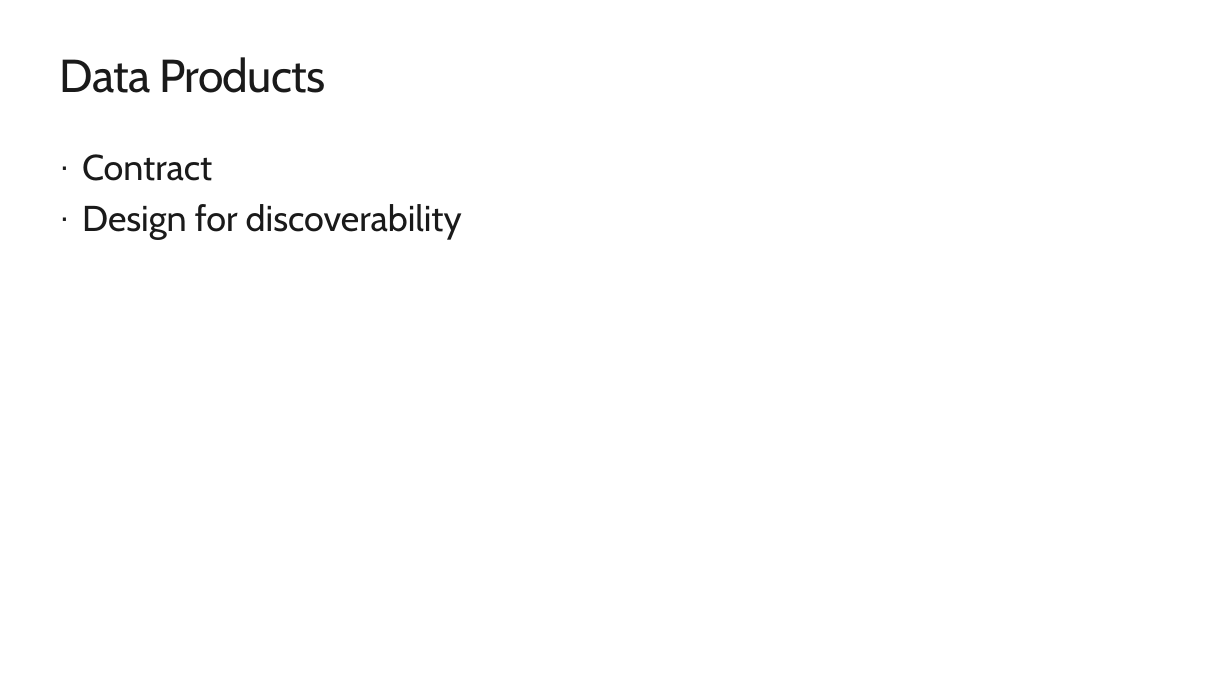
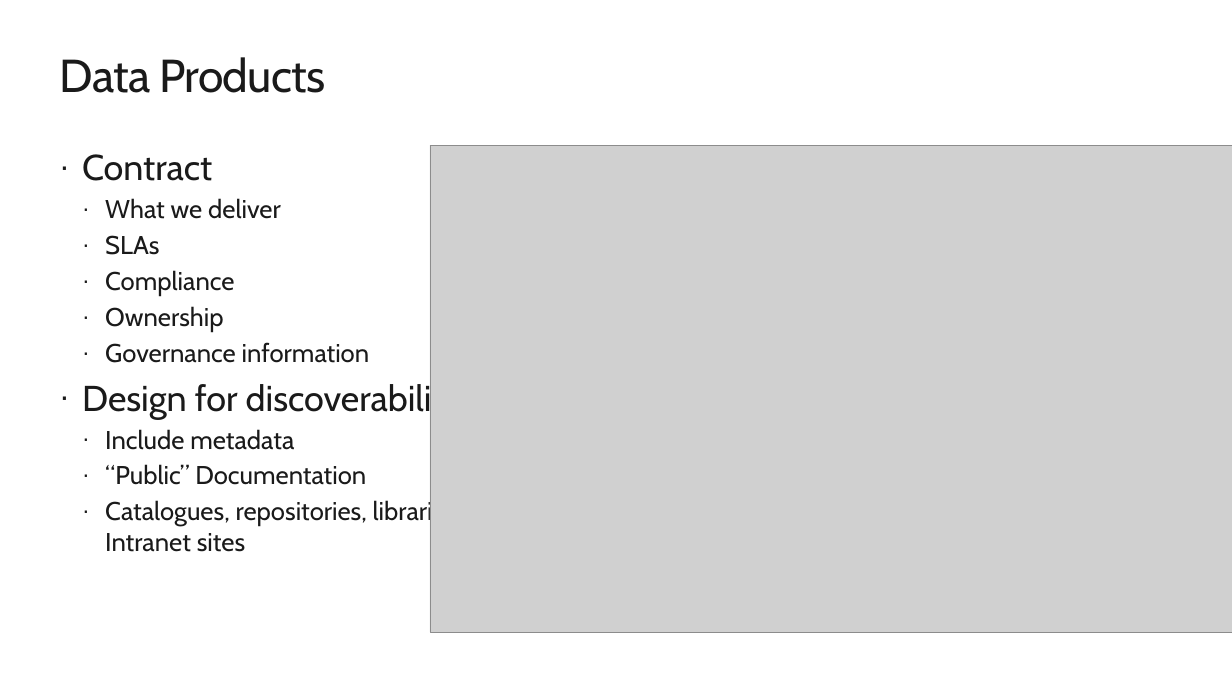
Before and after one commit to arevaloisabel/agiledataoops, a slide deck: slide 6 of presentations/Agile Data Architecture Intro.pptx (slide 5 before the commit). Drawn at 1232x693 pixels with LibreOffice and Linux fonts; fonts in the diff are those of the drawing; grey boxes stand for pictures; background and template pictures are left out. Boxes give left, top, right and bottom in pixels: in the first picture for what was removed or moved away, otherwise in the second. Text is boxed around its words. In the diff, an @@ line names an element or a change of style, - is before the commit and + after.

```diff
--- a/presentations/Agile Data Architecture Intro.pptx
+++ b/presentations/Agile Data Architecture Intro.pptx
@@ picture added at (430, 145, 1232, 632) @@
@@ text at (105, 198, 370, 363): paragraphs added @@
+  · What we deliver
+  · SLAs
+  · Compliance
+  · Ownership
+  · Governance information
@@ text at (105, 429, 462, 552): paragraphs added @@
+  · Include metadata
+  · “Public” Documentation
+  · Catalogues, repositories, libraries,
+    Intranet sites
```
Also in this commit, not shown: 5 other slides changed, 2 slides added, 1 slide removed, 6 other files.
